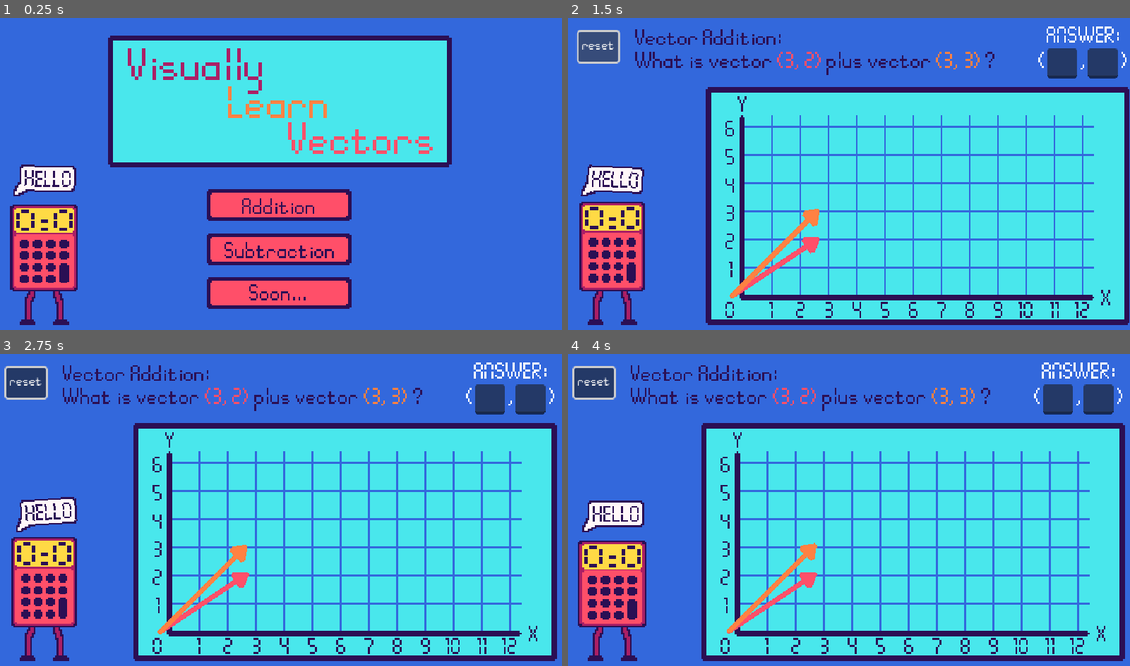
Above: before the commit, frames 1-4 (two rows, left to right).
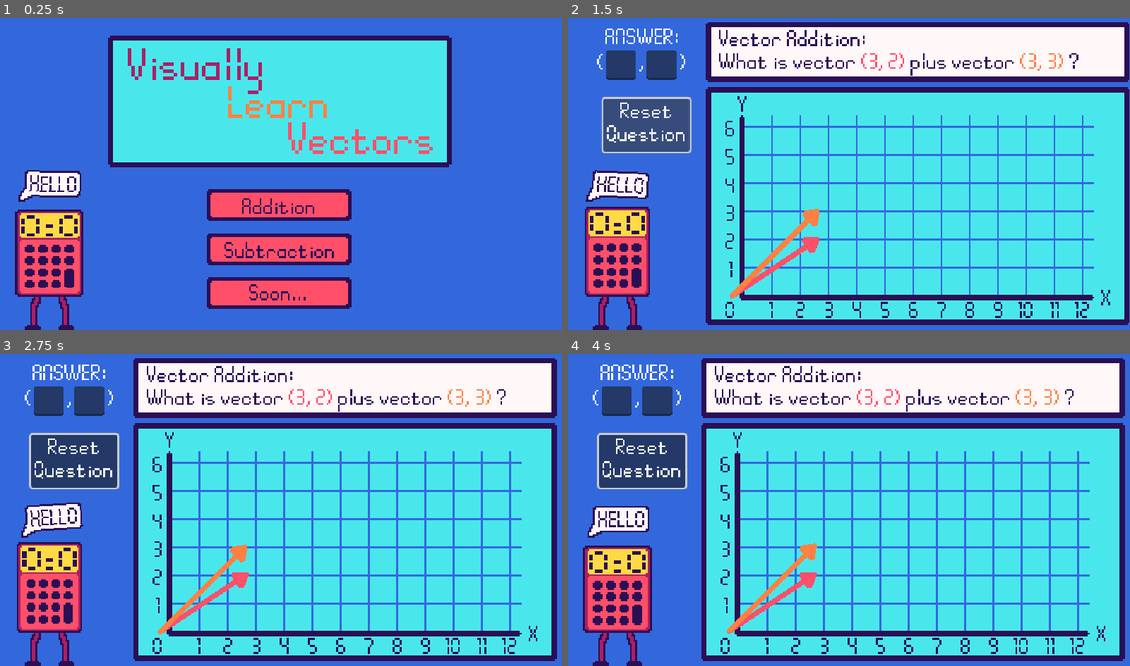
Above: after the commit, the same moments.

Repository: KyleTiley/VectorMathGame
Game: Godot game, scene res://Game/game.tscn
The game is run twice, just before and just after one commit, with the same random seed, the same clock (stepped at 60 frames per second) and the same inputs.
Inputs (mouse positions are in pixels of both pictures, inside the frame that each line leads up to):
- Up to frame 1 (0.25 s): no input
- Up to frame 2 (1.5 s): click "Addition" at 0.5 s; click "reset" (after the commit: "Reset Question") at 1.25 s
- Up to frame 3 (2.75 s): move the mouse to (202, 603) at 2.02 s; click (202, 603) at 2.17 s
- Up to frame 4 (4 s): move the mouse to (770, 588) at 2.77 s; click (770, 588) at 2.92 s; move the mouse to (905, 438) at 3.52 s; click (905, 438) at 3.67 s

The runs differ from the first frame. In frame 1, 4.2% of the frame differs, in the area x 1-15%, y 46-100%; in frame 2, 23%; in frame 3, 23%; in frame 4, 23%, in the area x 0-100%, y 1-100%.

Commit message:
visual formatting

Diff:
--- a/Game/Levels/vector_addition.tscn
+++ b/Game/Levels/vector_addition.tscn
@@ -1,6 +1,7 @@
-[gd_scene load_steps=3 format=3 uid="uid://dv4a7rdfuvwun"]
+[gd_scene load_steps=4 format=3 uid="uid://dv4a7rdfuvwun"]
 
 [ext_resource type="Script" path="res://Game/Levels/VectorAddition.gd" id="1_qmaff"]
+[ext_resource type="Texture2D" uid="uid://bghtyqlb4mbyd" path="res://Assets/questionbox.png" id="2_1h4el"]
 [ext_resource type="PackedScene" uid="uid://tq1ld42isp6r" path="res://Game/Graph/vector_graph.tscn" id="2_hns2u"]
 
 [node name="VectorAddition" type="Node2D"]
@@ -9,56 +10,75 @@
 [node name="VectorGraph" parent="." instance=ExtResource("2_hns2u")]
 position = Vector2(197, 321)
 
+[node name="Questionbox" type="Sprite2D" parent="."]
+position = Vector2(394, 44)
+scale = Vector2(2, 2)
+texture = ExtResource("2_1h4el")
+
 [node name="RichTextLabel" type="RichTextLabel" parent="."]
-offset_left = 74.0
-offset_top = 18.0
-offset_right = 529.0
-offset_bottom = 70.0
+offset_left = 169.0
+offset_top = 19.0
+offset_right = 624.0
+offset_bottom = 71.0
 theme_override_colors/default_color = Color(0.168536, 0.0586099, 0.329259, 1)
 theme_override_font_sizes/normal_font_size = 26
 bbcode_enabled = true
 text = "Vector Addition:
 What is vector (0, 00) minus vector (0, 00) ?"
 
-[node name="LineEdit1" type="LineEdit" parent="."]
-offset_left = 540.5
-offset_top = 40.0
-offset_right = 574.5
-offset_bottom = 74.0
+[node name="ButtonReset" type="Button" parent="."]
+offset_left = 38.0
+offset_top = 97.0
+offset_right = 136.0
+offset_bottom = 157.0
+theme_override_font_sizes/font_size = 26
+text = "Reset
+Question"
+
+[node name="Answer" type="Control" parent="."]
+layout_mode = 3
+anchors_preset = 0
+offset_left = 28.0
+offset_top = 11.0
+offset_right = 134.0
+offset_bottom = 79.0
+
+[node name="LineEdit1" type="LineEdit" parent="Answer"]
+layout_mode = 0
+offset_left = 12.5
+offset_top = 31.0
+offset_right = 46.5
+offset_bottom = 65.0
 theme_override_constants/minimum_character_width = 1
 theme_override_font_sizes/font_size = 26
 max_length = 2
 
-[node name="LineEdit2" type="LineEdit" parent="."]
-offset_left = 587.0
-offset_top = 40.0
-offset_right = 621.0
-offset_bottom = 74.0
+[node name="LineEdit2" type="LineEdit" parent="Answer"]
+layout_mode = 0
+offset_left = 59.0
+offset_top = 31.0
+offset_right = 93.0
+offset_bottom = 65.0
 theme_override_constants/minimum_character_width = 1
 theme_override_font_sizes/font_size = 26
 max_length = 2
 
-[node name="Labelanswer" type="Label" parent="."]
-offset_left = 540.0
-offset_top = 15.0
-offset_right = 624.0
-offset_bottom = 44.0
+[node name="Labelanswer" type="Label" parent="Answer"]
+layout_mode = 0
+offset_left = 12.0
+offset_top = 6.0
+offset_right = 96.0
+offset_bottom = 35.0
 theme_override_font_sizes/font_size = 26
 text = "ANSWER:"
 
-[node name="Label" type="Label" parent="."]
-offset_left = 531.0
-offset_top = 44.0
-offset_right = 653.0
-offset_bottom = 73.0
+[node name="Label" type="Label" parent="Answer"]
+layout_mode = 0
+offset_left = 3.0
+offset_top = 35.0
+offset_right = 125.0
+offset_bottom = 64.0
 theme_override_font_sizes/font_size = 26
 text = "(        ,        )"
 
-[node name="ButtonReset" type="Button" parent="."]
-offset_left = 10.0
-offset_top = 21.0
-offset_right = 55.0
-offset_bottom = 55.0
-text = "reset"
-
 [connection signal="pressed" from="ButtonReset" to="." method="_on_button_reset_pressed"]
--- a/Game/UI.gd
+++ b/Game/UI.gd
@@ -1,7 +1,7 @@
 extends Control
 
 @onready var main_menu = $MainMenu
-@onready var game_level = $"../Levels/VectorAddition"
+@onready var game_level = $"../VectorAddition"
 
 var lerp_menu = false
 var lerp_game = false
@@ -27,11 +27,11 @@
 	game_level.position = game_level.position.lerp(Vector2.ZERO, _delta * lerp_speed)
 
 func _on_button_addition_pressed():
-	$"../Levels/VectorAddition".compute_addition = true
-	$"../Levels/VectorAddition".setup_level()
+	game_level.compute_addition = true
+	game_level.setup_level()
 	lerp_game = true
 
 func _on_button_subtraction_pressed():
-	$"../Levels/VectorAddition".compute_addition = false
-	$"../Levels/VectorAddition".setup_level()
+	game_level.compute_addition = false
+	game_level.setup_level()
 	lerp_game = true
--- a/Game/game.tscn
+++ b/Game/game.tscn
@@ -147,11 +147,9 @@
 text = "Vectors"
 
 [node name="Calculator" parent="." instance=ExtResource("1_lx25n")]
-position = Vector2(53, 262)
+position = Vector2(59, 268)
 
-[node name="Levels" type="Node" parent="."]
-
-[node name="VectorAddition" parent="Levels" instance=ExtResource("3_qdm1t")]
+[node name="VectorAddition" parent="." instance=ExtResource("3_qdm1t")]
 position = Vector2(640, 0)
 
 [connection signal="pressed" from="UI/MainMenu/ButtonAddition" to="UI" method="_on_button_addition_pressed"]
Binary file added: Assets/questionbox.png
Not shown, added: Assets/questionbox.png.import
